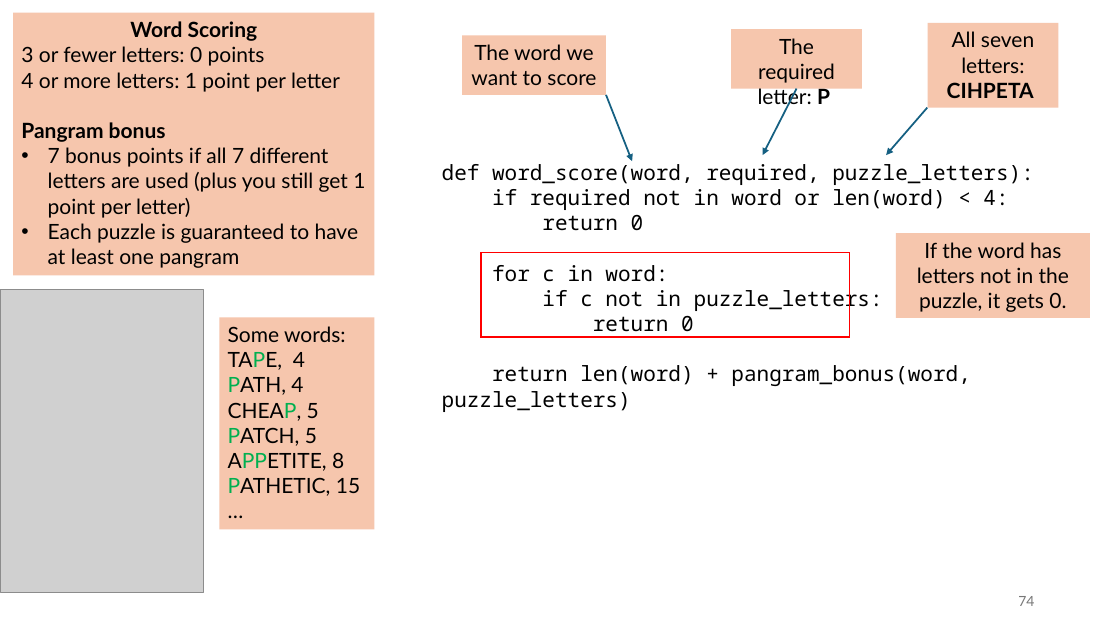
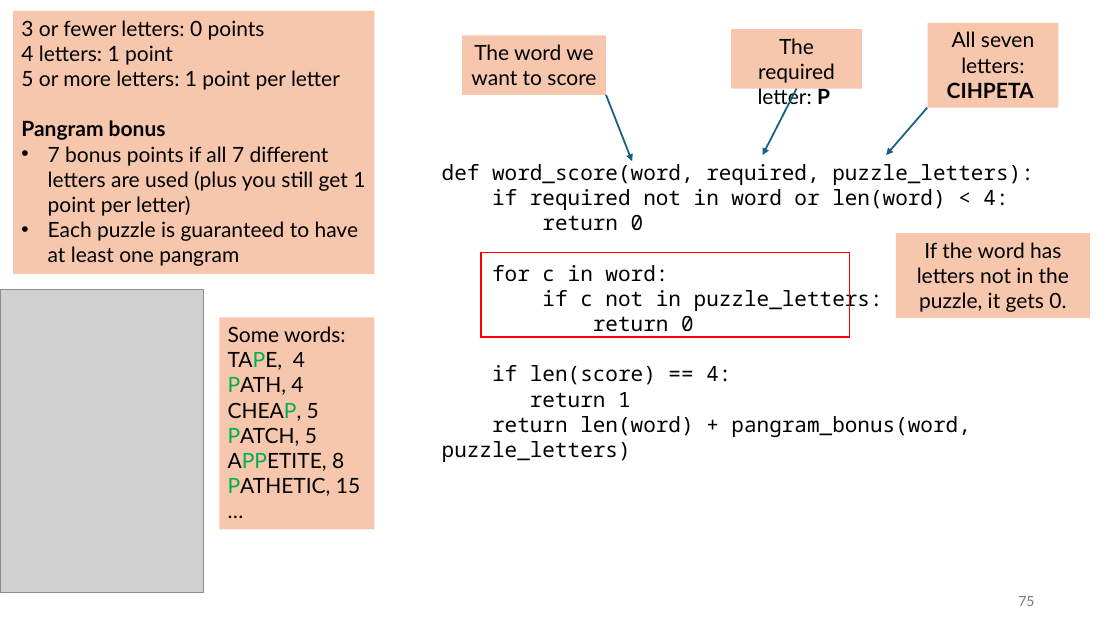
Before and after one commit to tjd1234/cmpt120spring2026, a slide deck: slide 75 of lecture_notes/chapter7/chapter7.pptx (slide 74 before the commit). Drawn at 1120x630 pixels with LibreOffice and Linux fonts; fonts in the diff are those of the drawing; grey boxes stand for pictures. Boxes give left, top, right and bottom in pixels: in the first picture for what was removed or moved away, otherwise in the second. Text is boxed around its words. In the diff, an @@ line names an element or a change of style, - is before the commit and + after.

```diff
--- a/lecture_notes/chapter7/chapter7.pptx
+++ b/lecture_notes/chapter7/chapter7.pptx
@@ text in rectangle at (130,21,258,41): paragraph removed @@
-Word Scoring
@@ text in rectangle at (21,45,340,90): text changed @@
-4 or more letters: 1 point per letter
+4 letters: 1 point
+5 or more letters: 1 point per letter
@@ text at (492,365,731,408): paragraph added @@
+if len(score) == 4:
+return 1
@@ page number at (1018,596,1034,606): text changed @@
-74
+75
```
Also in this commit, not shown: 22 other slides changed, 1 slide added.
